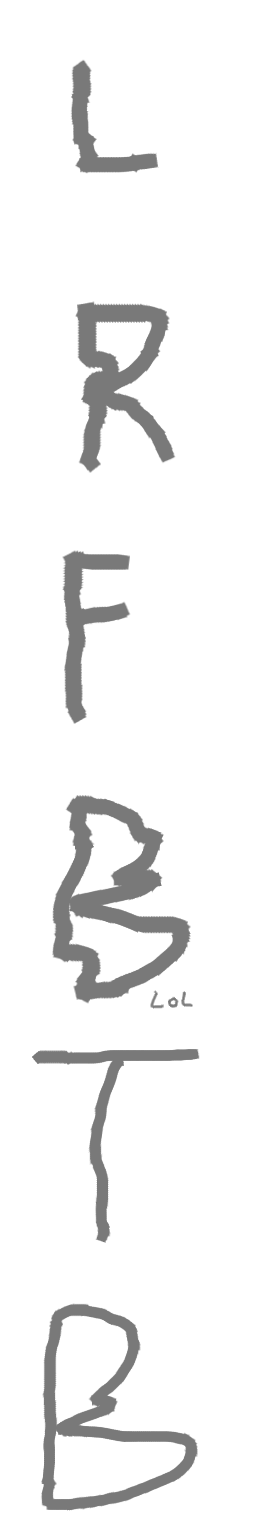
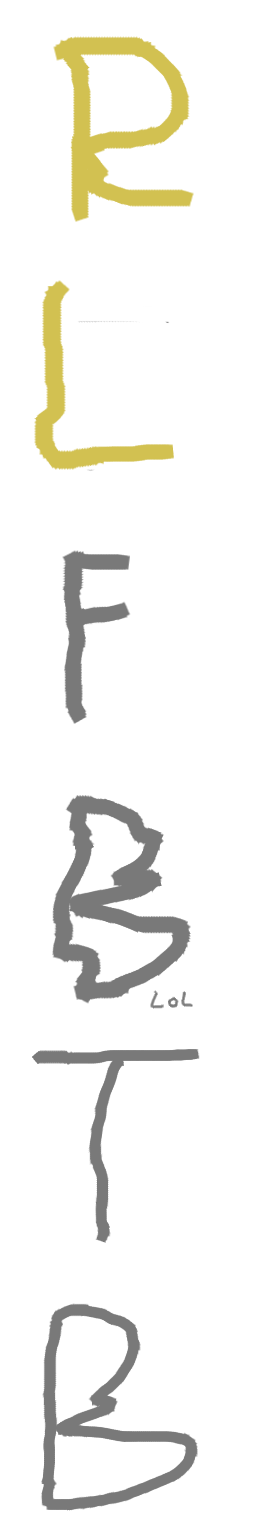
The second 256x1536 image is a revision of the first. Changes to its layers:
moved "Left" above "Right", painted on it over bbox(34, 59, 174, 472)
painted on "Right" over bbox(53, 36, 194, 473)
